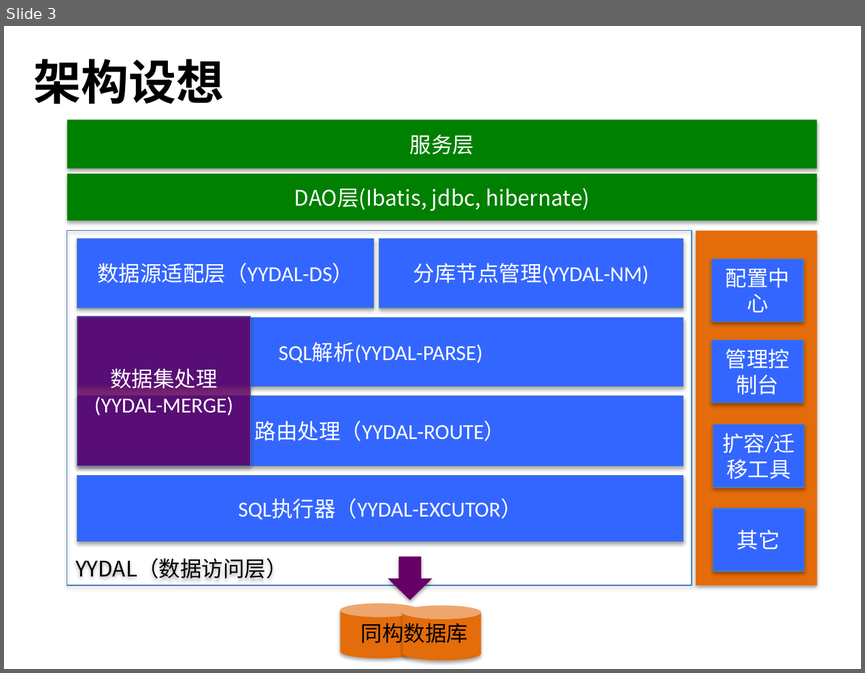
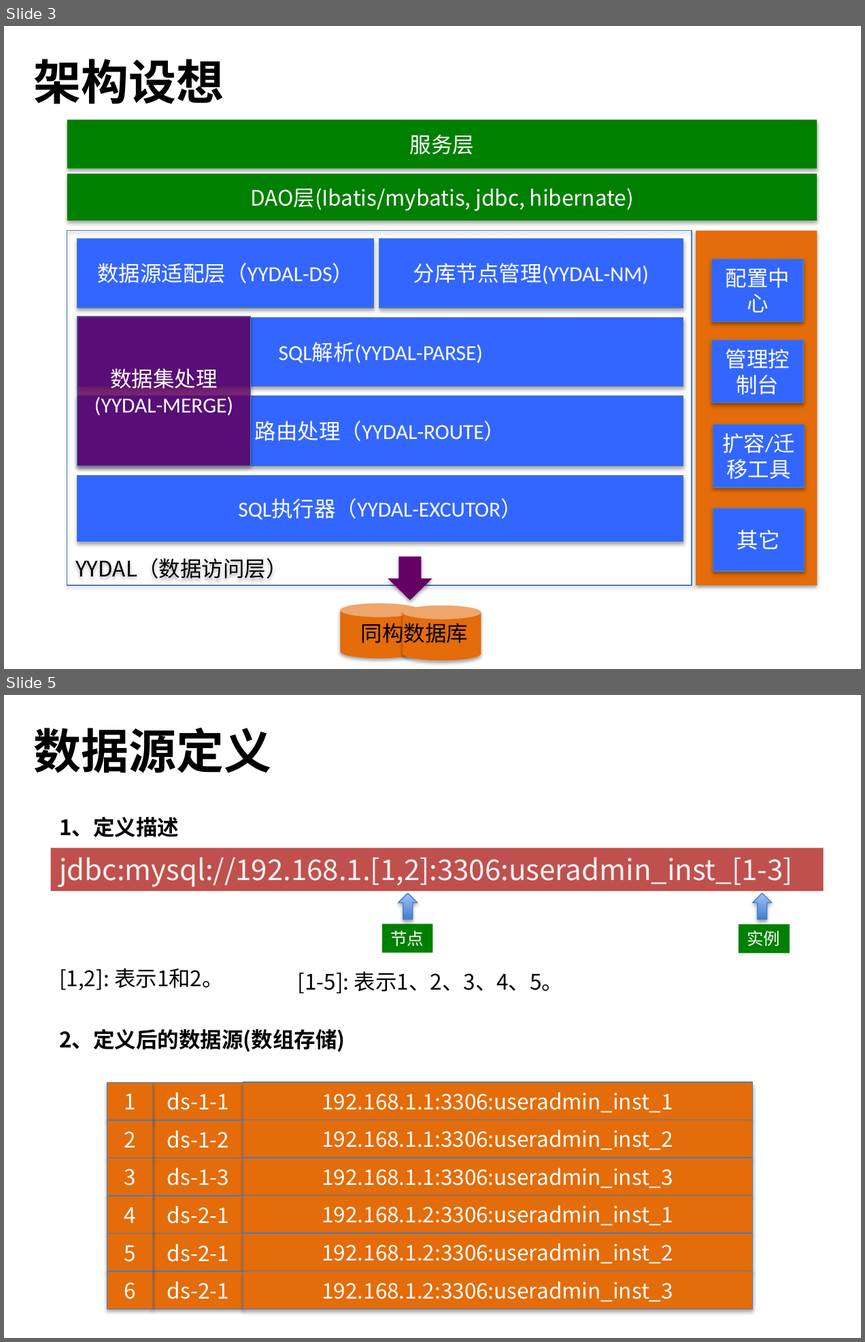
Before and after one commit to zl2006/yy-document, a slide deck: 分布式数据库设计（YYDAL）.pptx. Shown one above the other, each under a label of ours: slide 3 before the commit, slides 3 and 5 after it; the slides between them are not shown. The pictures are 865x673 and 865x1342 pixels, drawn with LibreOffice and Linux fonts; fonts in the diff are those of the drawing. Boxes give left, top, right and bottom in pixels: in the first picture for what was removed or moved away, otherwise in the second. Text is boxed around its words. In the diff, an @@ line names an element or a change of style, - is before the commit and + after.

```diff
--- a/分布式数据库设计（YYDAL）.pptx
+++ b/分布式数据库设计（YYDAL）.pptx
@@ slide 5 added at box(4, 695, 861, 1338), background #FFFFFF @@
@@ text added at box(34, 728, 272, 773), 40 pt, text #000000, bold @@
+数据源定义
@@ text added at box(59, 817, 179, 837), 18 pt, text #000000, bold @@
+1、定义描述
@@ rectangle added at box(51, 847, 824, 890), fill #C0504D, 24 pt, text #F2F2F2 @@
+jdbc:mysql://192.168.1.[1,2]:3306:useradmin_inst_[1-3]
@@ up arrow added at box(398, 893, 417, 919), fill gradient #3F80CE to #A4C4FF, outline #4B7EBC 0.75 pt @@
@@ up arrow added at box(753, 893, 772, 919), fill gradient #3F80CE to #A4C4FF, outline #4B7EBC 0.75 pt @@
@@ rectangle added at box(382, 923, 432, 953), fill #008000, 14 pt, text #FFFFFF @@
+节点
@@ rectangle added at box(738, 923, 789, 953), fill #008000, 14 pt, text #FFFFFF @@
+实例
@@ text added at box(59, 968, 224, 990), 18 pt, text #000000 @@
+[1,2]: 表示1和2。
@@ text added at box(298, 971, 564, 994), 18 pt, text #000000 @@
+[1-5]: 表示1、2、3、4、5。
@@ text added at box(59, 1029, 345, 1052), 18 pt, text #000000, bold @@
+2、定义后的数据源(数组存储)
@@ rectangle added at box(107, 1083, 152, 1120), fill #E46C0A, outline #4B7EBC 0.75 pt, 18 pt, text #FFFFFF @@
+1
@@ rectangle added at box(152, 1083, 244, 1120), fill #E46C0A, outline #4B7EBC 0.75 pt, 18 pt, text #FFFFFF @@
+ds-1-1
@@ rectangle added at box(243, 1083, 753, 1120), fill #E46C0A, outline #4B7EBC 0.75 pt, 18 pt, text #FFFFFF @@
+192.168.1.1:3306:useradmin_inst_1
@@ rectangle added at box(107, 1120, 152, 1157), fill #E46C0A, outline #4B7EBC 0.75 pt, 18 pt, text #FFFFFF @@
+2
@@ rectangle added at box(152, 1120, 244, 1157), fill #E46C0A, outline #4B7EBC 0.75 pt, 18 pt, text #FFFFFF @@
+ds-1-2
@@ rectangle added at box(243, 1120, 753, 1157), fill #E46C0A, outline #4B7EBC 0.75 pt, 18 pt, text #FFFFFF @@
+192.168.1.1:3306:useradmin_inst_2
@@ rectangle added at box(107, 1157, 152, 1195), fill #E46C0A, outline #4B7EBC 0.75 pt, 18 pt, text #FFFFFF @@
+3
@@ rectangle added at box(152, 1157, 244, 1195), fill #E46C0A, outline #4B7EBC 0.75 pt, 18 pt, text #FFFFFF @@
+ds-1-3
@@ rectangle added at box(243, 1157, 753, 1195), fill #E46C0A, outline #4B7EBC 0.75 pt, 18 pt, text #FFFFFF @@
+192.168.1.1:3306:useradmin_inst_3
@@ rectangle added at box(107, 1195, 152, 1233), fill #E46C0A, outline #4B7EBC 0.75 pt, 18 pt, text #FFFFFF @@
+4
@@ rectangle added at box(152, 1195, 244, 1233), fill #E46C0A, outline #4B7EBC 0.75 pt, 18 pt, text #FFFFFF @@
+ds-2-1
@@ rectangle added at box(243, 1195, 753, 1233), fill #E46C0A, outline #4B7EBC 0.75 pt, 18 pt, text #FFFFFF @@
+192.168.1.2:3306:useradmin_inst_1
@@ rectangle added at box(107, 1233, 152, 1271), fill #E46C0A, outline #4B7EBC 0.75 pt, 18 pt, text #FFFFFF @@
+5
@@ rectangle added at box(152, 1233, 244, 1271), fill #E46C0A, outline #4B7EBC 0.75 pt, 18 pt, text #FFFFFF @@
+ds-2-1
@@ rectangle added at box(243, 1233, 753, 1271), fill #E46C0A, outline #4B7EBC 0.75 pt, 18 pt, text #FFFFFF @@
+192.168.1.2:3306:useradmin_inst_2
@@ rectangle added at box(107, 1271, 152, 1308), fill #E46C0A, outline #4B7EBC 0.75 pt, 18 pt, text #FFFFFF @@
+6
@@ rectangle added at box(152, 1271, 244, 1308), fill #E46C0A, outline #4B7EBC 0.75 pt, 18 pt, text #FFFFFF @@
+ds-2-1
@@ rectangle added at box(243, 1271, 753, 1308), fill #E46C0A, outline #4B7EBC 0.75 pt, 18 pt, text #FFFFFF @@
+192.168.1.2:3306:useradmin_inst_3
@@ slide 3 changed as well @@
@@ text in rectangle at box(250, 188, 634, 211): text changed @@
-DAO层(Ibatis, jdbc, hibernate)
+DAO层(Ibatis/mybatis, jdbc, hibernate)
```
Also in this commit, not shown: 2 other slides changed, 3 other slides added.
